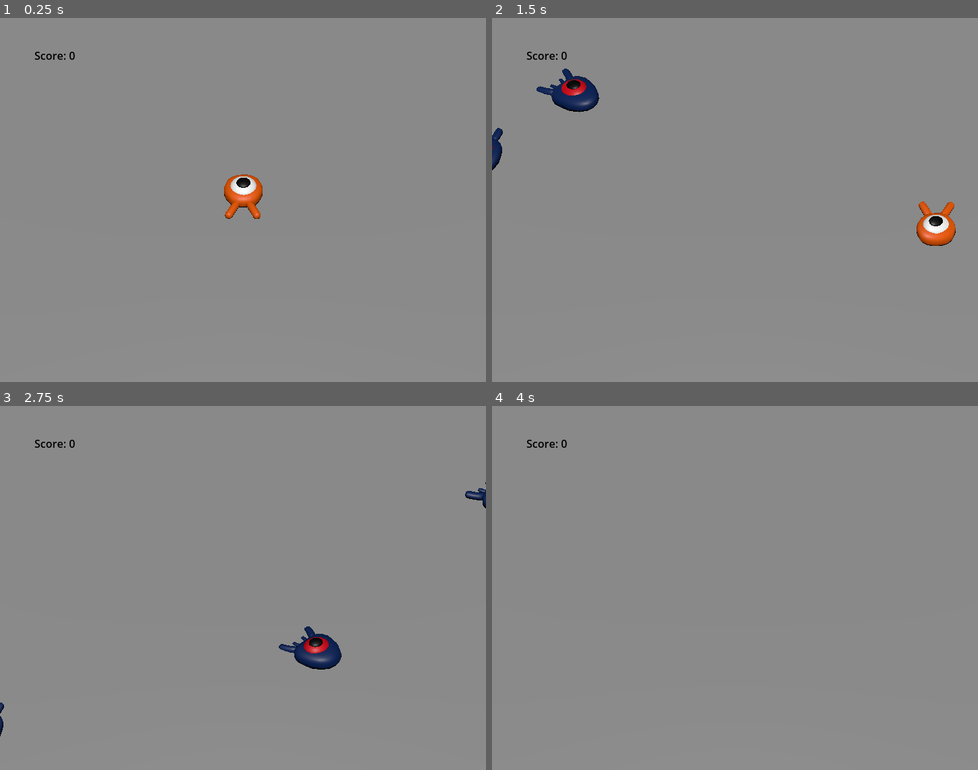
Above: before the commit, frames 1-4 (two rows, left to right).
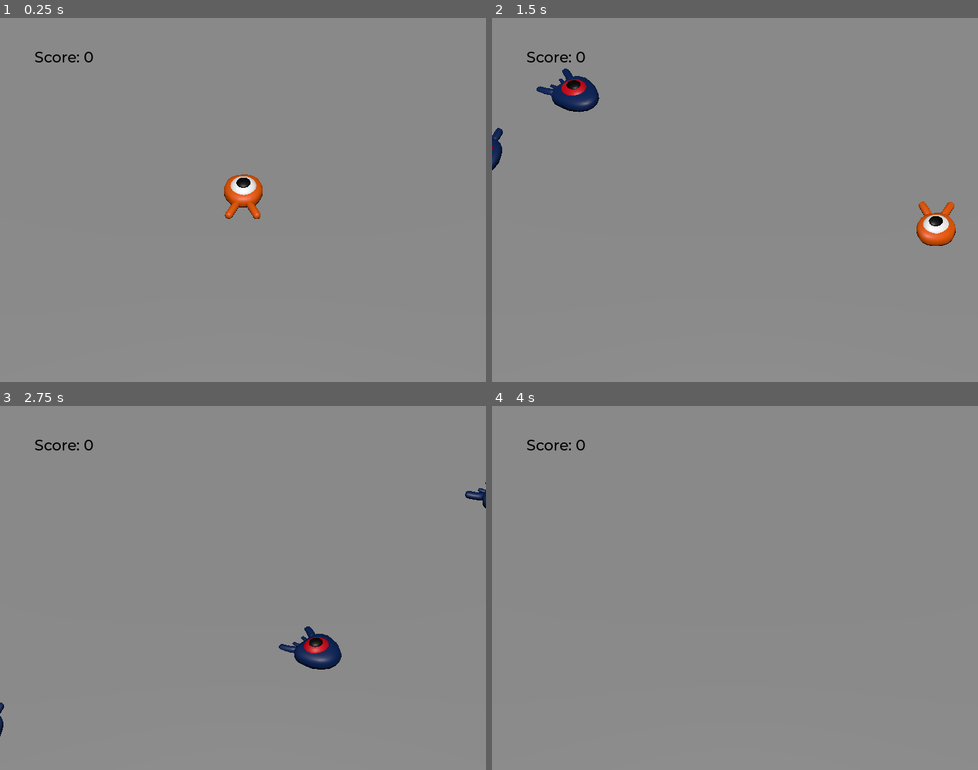
Above: after the commit, the same moments.

Repository: Koccov/squash-the-creeps
Game: Godot game, scene res://main.tscn
The game is run twice, just before and just after one commit, with the same random seed, the same clock (stepped at 60 frames per second) and the same inputs.
Inputs:
- Up to frame 1 (0.25 s): no input
- Up to frame 2 (1.5 s): tap Enter at 0.5 s; hold Right (move_right) 0.53-1.28 s; tap Space (jump) at 0.77 s; hold Down (move_backward) from 1.28 s (still down)
- Up to frame 3 (2.75 s): tap Space (jump) at 1.52 s; release Down (move_backward) at 2.03 s; hold Right (move_right) from 2.03 s (still down)
- Up to frame 4 (4 s): release Right (move_right) at 2.78 s; hold Up (move_forward) 2.78-3.53 s; tap Space (jump) at 3.02, 3.77 s; hold Left (move_left) from 3.53 s (still down)

The runs differ from the first frame. In frame 1, 0.2% of the frame differs, in the area x 7-20%, y 9-13%; in frame 2, 0.2%; in frame 3, 0.2%; in frame 4, 0.2%.

Commit message:
add theme with font to UserInterface

Diff:
--- a/main.tscn
+++ b/main.tscn
@@ -1,8 +1,9 @@
-[gd_scene load_steps=9 format=3 uid="uid://bkuxe6vi2xatk"]
+[gd_scene load_steps=11 format=3 uid="uid://bkuxe6vi2xatk"]
 
 [ext_resource type="Script" path="res://main.gd" id="1_2m5up"]
 [ext_resource type="PackedScene" uid="uid://bokfnnwou11e3" path="res://player.tscn" id="1_rvemu"]
 [ext_resource type="PackedScene" uid="uid://c2v2mj13theec" path="res://mob.tscn" id="2_bgbq1"]
+[ext_resource type="FontFile" uid="uid://ctko02s7oyq0" path="res://fonts/Montserrat-Medium.ttf" id="4_s5g1u"]
 
 [sub_resource type="BoxShape3D" id="BoxShape3D_i55v8"]
 size = Vector3(60, 2, 60)
@@ -22,6 +23,10 @@
 "tilts": PackedFloat32Array(0, 0, 0, 0, 0)
 }
 point_count = 5
+
+[sub_resource type="Theme" id="Theme_f2ii2"]
+default_font = ExtResource("4_s5g1u")
+default_font_size = 22
 
 [node name="Main" type="Node"]
 script = ExtResource("1_2m5up")
@@ -86,6 +91,7 @@
 anchors_preset = 0
 offset_right = 40.0
 offset_bottom = 40.0
+theme = SubResource("Theme_f2ii2")
 
 [node name="ScoreLabel" type="Label" parent="UserInterface"]
 layout_mode = 0
